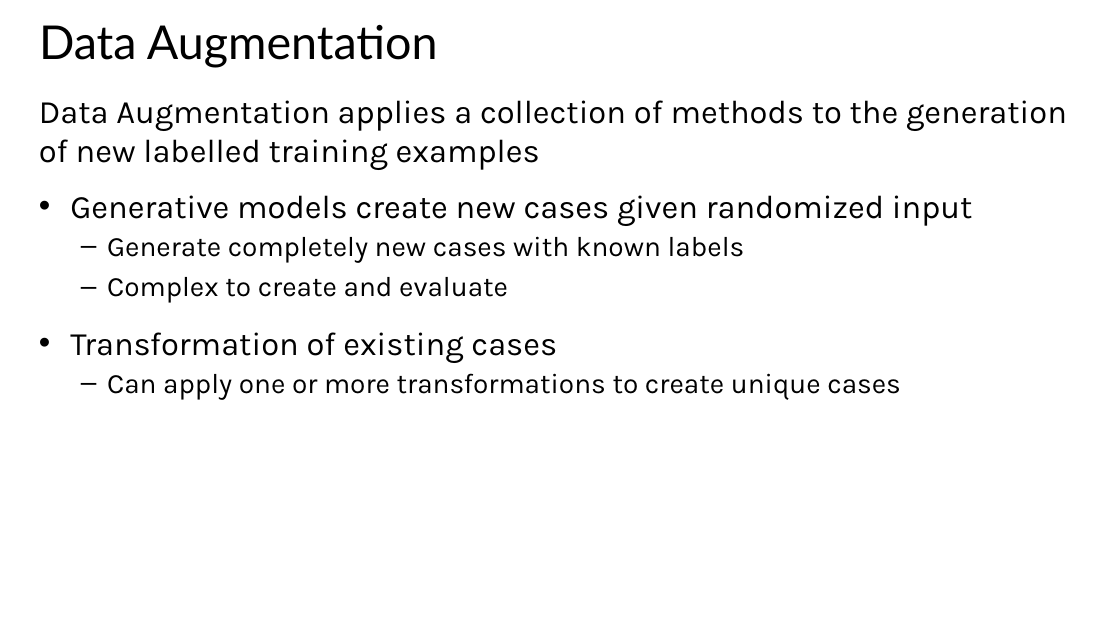
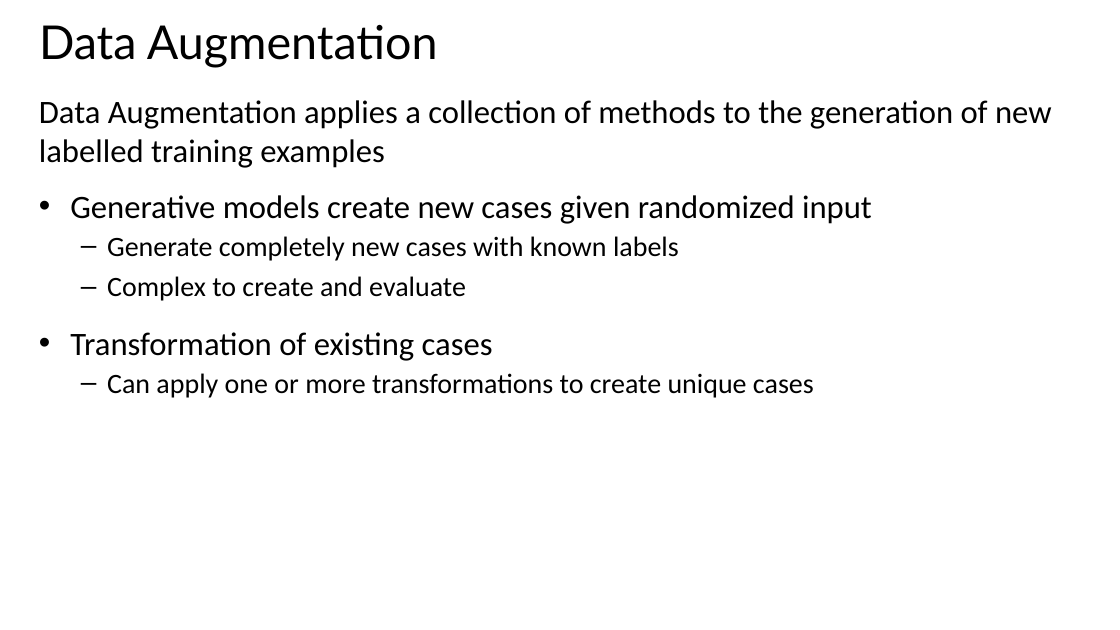
Before and after one commit to StephenElston/CSCI-E25, a slide deck: slide 76 of Slides/6_ConvolutionalNNs.pptx (slide 75 before the commit). Drawn at 1120x630 pixels with LibreOffice and Linux fonts; fonts in the diff are those of the drawing. Boxes give left, top, right and bottom in pixels: in the first picture for what was removed or moved away, otherwise in the second. Text is boxed around its words. In the diff, an @@ line names an element or a change of style, - is before the commit and + after.

```diff
--- a/Slides/6_ConvolutionalNNs.pptx
+++ b/Slides/6_ConvolutionalNNs.pptx
@@ text "Data Augmentation applies a collection ..." at (39,100,1052,398): font Karla to Calibri @@
```
Also in this commit, not shown: 5 other slides changed, 1 slide added.
